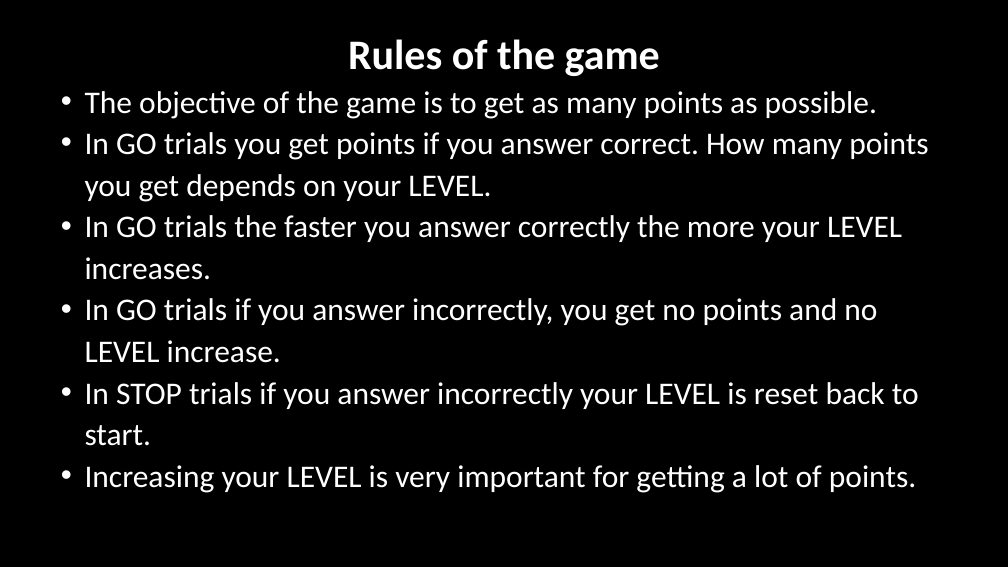
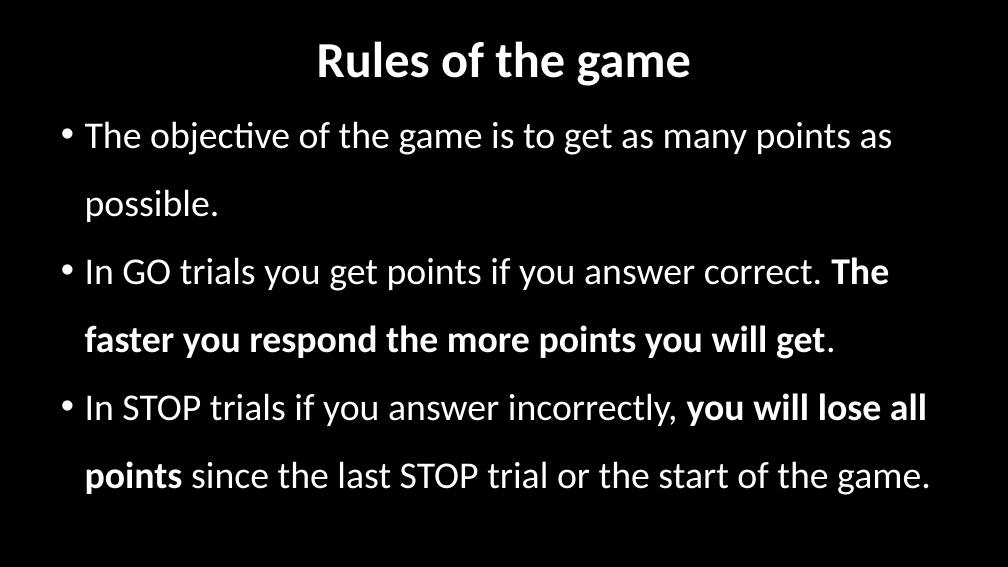
Before and after one commit to LabBench-Society/Protocols, a slide deck: slide 7 of stopsignalGame/StopSignalGameImages.pptx (slide 10 before the commit). Drawn at 1008x567 pixels with LibreOffice and Linux fonts; fonts in the diff are those of the drawing. Boxes give left, top, right and bottom in pixels: in the first picture for what was removed or moved away, otherwise in the second. Text is boxed around its words. In the diff, an @@ line names an element or a change of style, - is before the commit and + after.

Commit message:
Updated the stop signal game

```diff
--- a/stopsignalGame/StopSignalGameImages.pptx
+++ b/stopsignalGame/StopSignalGameImages.pptx
@@ text at (x1=85, y1=41, x2=893, y2=222): size 40 to 48 pt in "Rules of the game"; size 30 to 36 pt in "The objective of the game is to ..."; line spacing 1.1 to 1.5 @@
@@ text at (x1=85, y1=257, x2=931, y2=495): text changed; size 30 to 36 pt @@
-• In GO trials you get points if you answer correct. How many points you get depends on your LEVEL.
-• In GO trials the faster you answer correctly the more your LEVEL increases.
-• In GO trials if you answer incorrectly, you get no points and no LEVEL increase.
-• In STOP trials if you answer incorrectly your LEVEL is reset back to start.
-• Increasing your LEVEL is very important for getting a lot of points.
+• In GO trials you get points if you answer correct. The faster you respond the more points you will get.
+• In STOP trials if you answer incorrectly, you will lose all points since the last STOP trial or the start of the game.
```
Also in this commit, not shown: 1 other slide changed, 2 slides removed, 14 other files.
